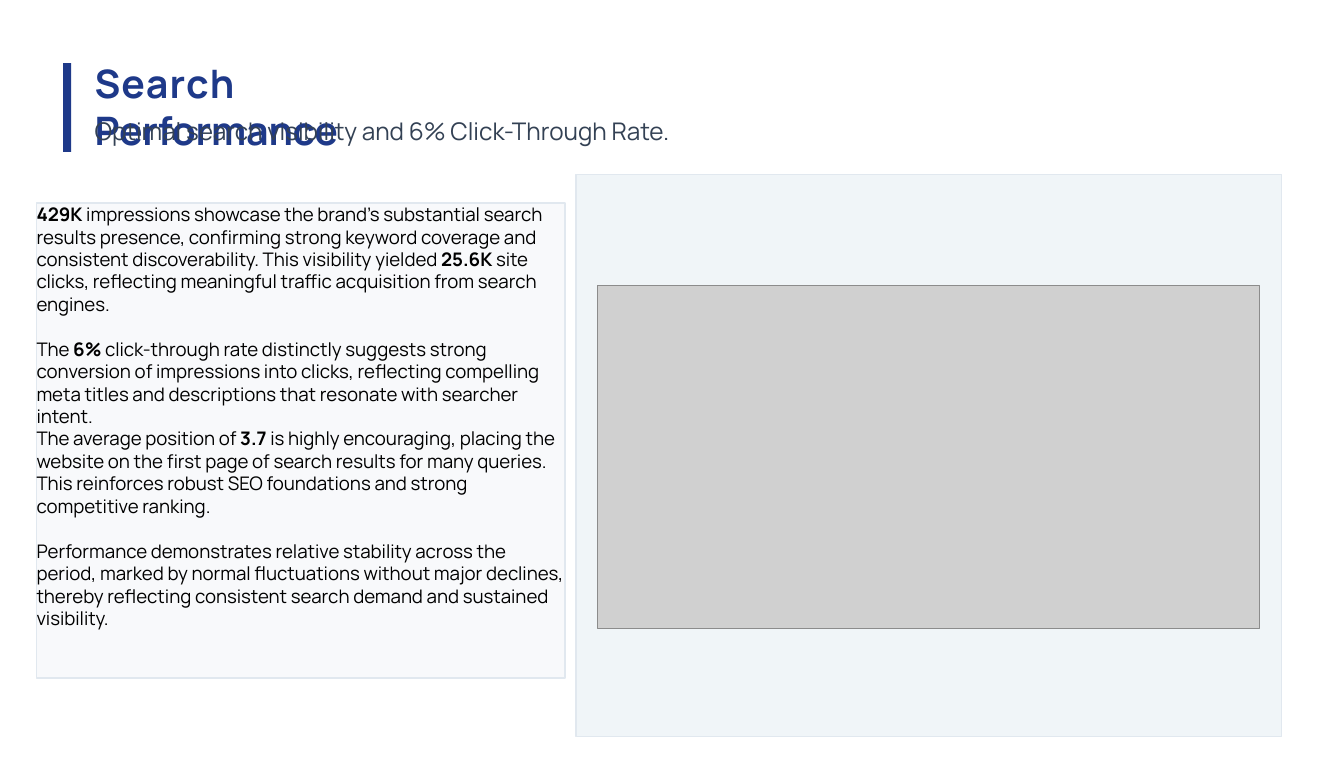
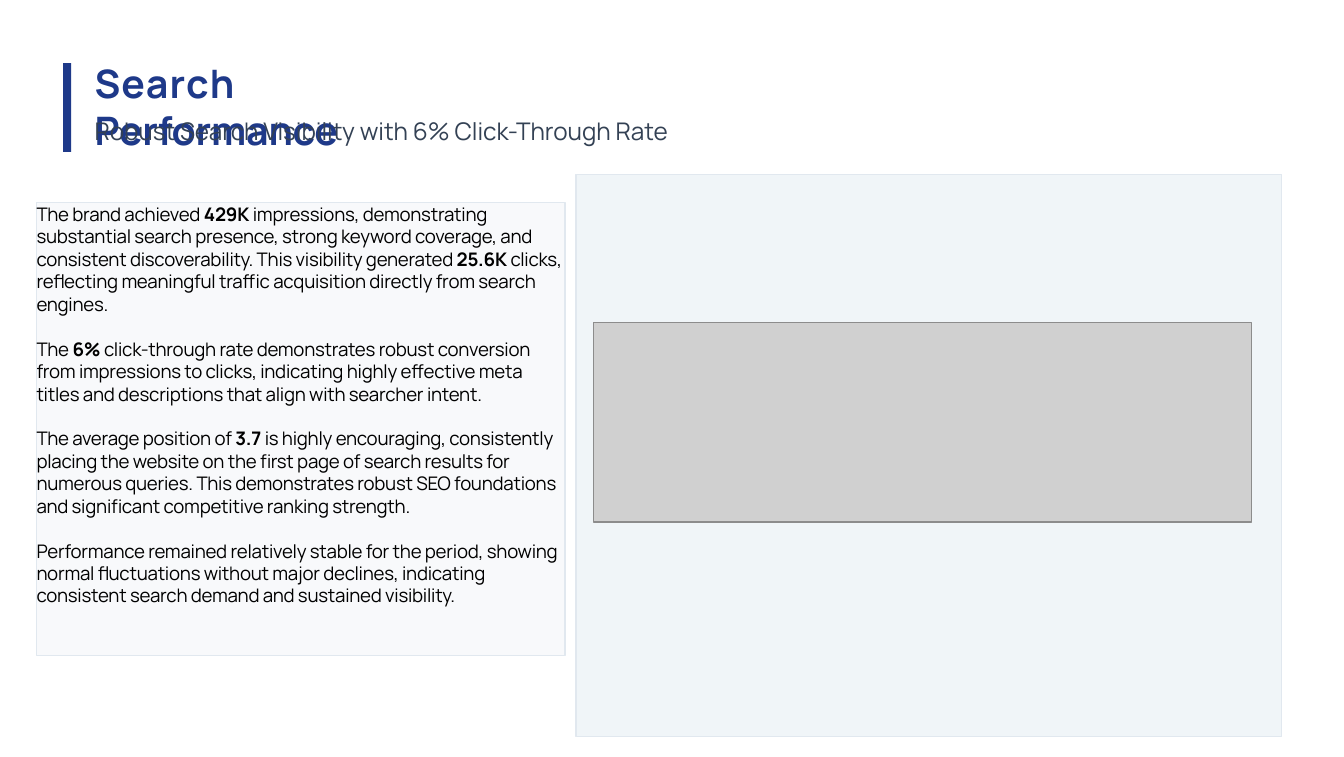
Before and after one commit to Rakinzi/reports, a slide deck: slide 1 of test_slide6.pptx. Drawn at 1344x757 pixels with LibreOffice and Linux fonts; fonts in the diff are those of the drawing; grey boxes stand for pictures. Boxes give left, top, right and bottom in pixels: in the first picture for what was removed or moved away, otherwise in the second. Text is boxed around its words. In the diff, an @@ line names an element or a change of style, - is before the commit and + after.

```diff
--- a/test_slide6.pptx
+++ b/test_slide6.pptx
@@ text at (x1=95, y1=118, x2=668, y2=147): text changed @@
-Optimal search visibility and 6% Click-Through Rate.
+Robust Search Visibility with 6% Click-Through Rate
@@ rectangle "The brand achieved 429K impressions, ..." resized from (x1=36, y1=203, x2=564, y2=677) to (x1=36, y1=203, x2=564, y2=656) @@
@@ text in rectangle at (x1=37, y1=207, x2=562, y2=607): text changed @@
-429K impressions showcase the brand's substantial search results presence, confirming strong keyword coverage and consistent discoverability. This visibility yielded 25.6K site clicks, reflecting meaningful traffic acquisition from search engines.
-The 6% click-through rate distinctly suggests strong conversion of impressions into clicks, reflecting compelling meta titles and descriptions that resonate with searcher intent.
-The average position of 3.7 is highly encouraging, placing the website on the first page of search results for many queries. This reinforces robust SEO foundations and strong competitive ranking.
-Performance demonstrates relative stability across the period, marked by normal fluctuations without major declines, thereby reflecting consistent search demand and sustained visibility.
+The brand achieved 429K impressions, demonstrating substantial search presence, strong keyword coverage, and consistent discoverability. This visibility generated 25.6K clicks, reflecting meaningful traffic acquisition directly from search engines.
+The 6% click-through rate demonstrates robust conversion from impressions to clicks, indicating highly effective meta titles and descriptions that align with searcher intent.
+The average position of 3.7 is highly encouraging, consistently placing the website on the first page of search results for numerous queries. This demonstrates robust SEO foundations and significant competitive ranking strength.
+Performance remained relatively stable for the period, showing normal fluctuations without major declines, indicating consistent search demand and sustained visibility.
@@ picture resized from (x1=598, y1=285, x2=1261, y2=628) to (x1=594, y1=323, x2=1251, y2=521) @@
```
Also in this commit, not shown: 16 other files.
